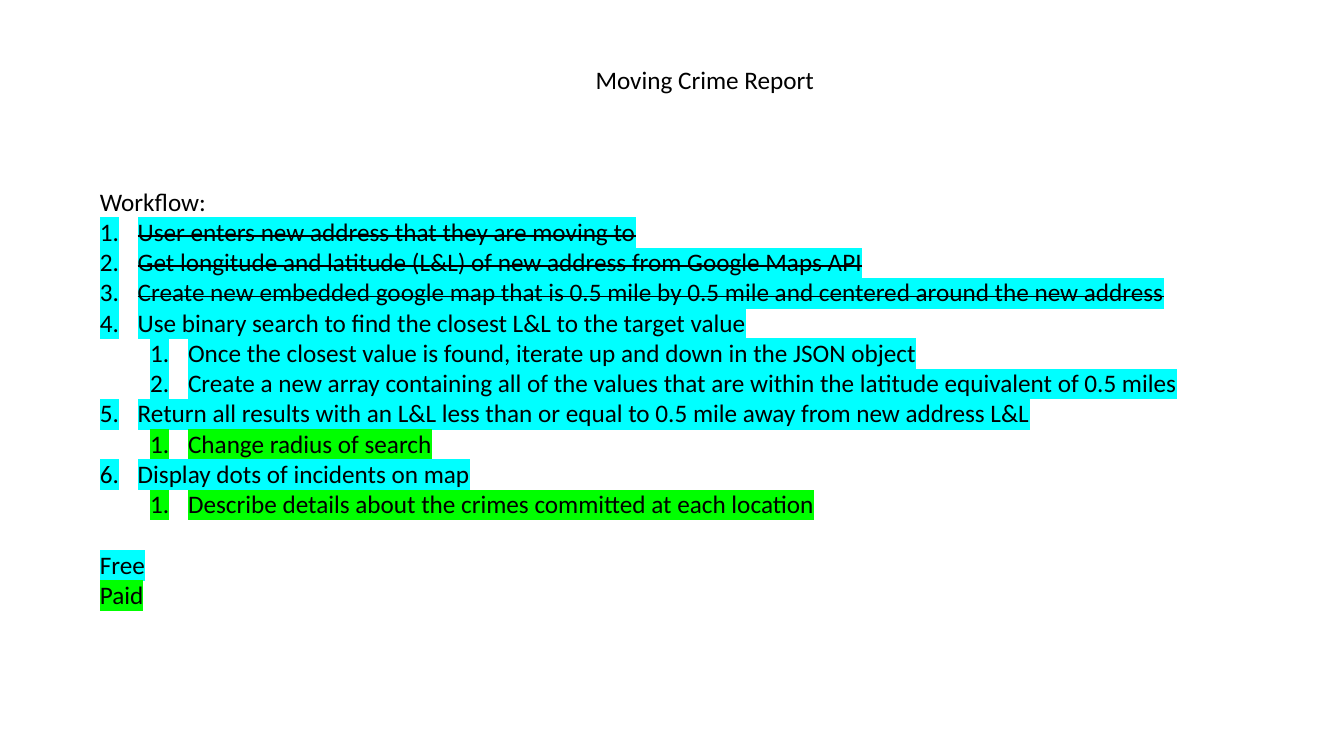
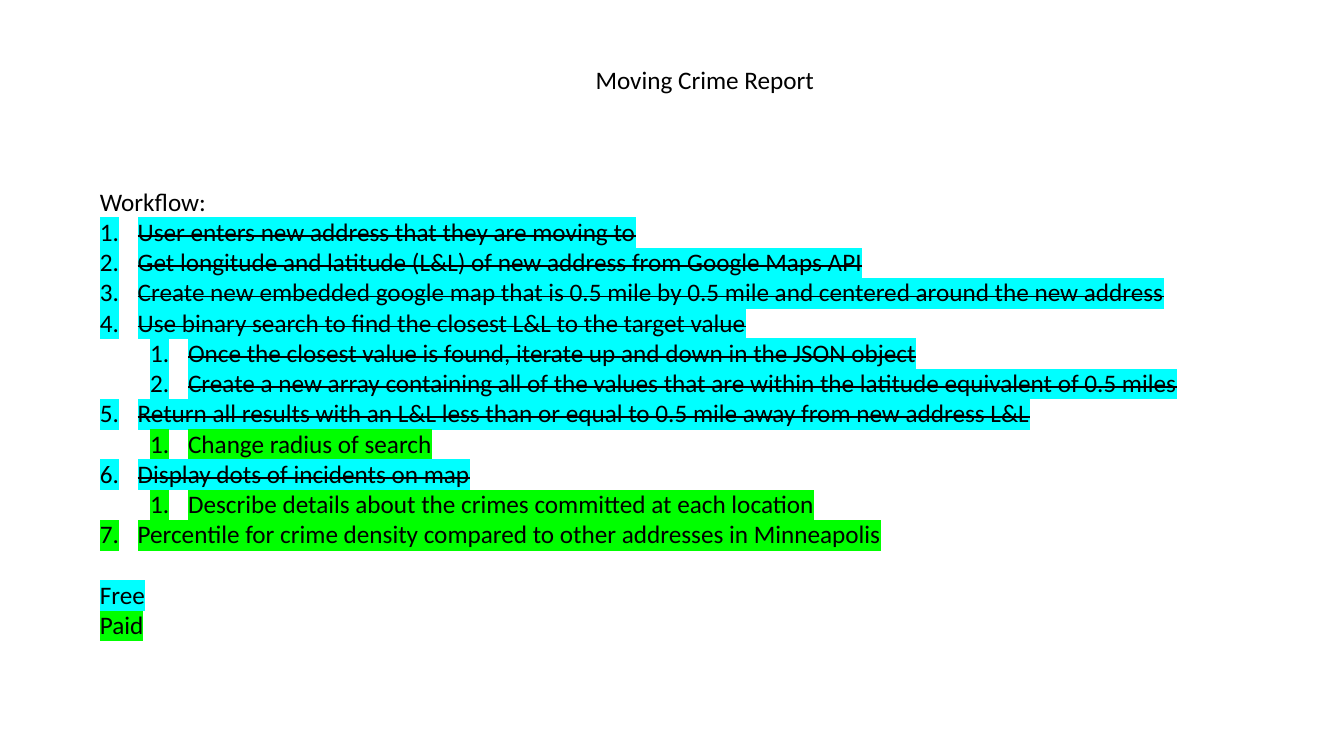
Before and after one commit to eaadalen/New-Address-Crime-Checker, a slide deck: slide 1 of Mockups.pptx. Drawn at 1344x756 pixels with LibreOffice and Linux fonts; fonts in the diff are those of the drawing. Boxes give left, top, right and bottom in pixels: in the first picture for what was removed or moved away, otherwise in the second. Text is boxed around its words. In the diff, an @@ line names an element or a change of style, - is before the commit and + after.

Commit message:
Add crime marker display

```diff
--- a/Mockups.pptx
+++ b/Mockups.pptx
@@ text at (138, 314, 1176, 487): strikethrough on in "Use binary search to find the closest ...", "Once the closest value is found, iterate ...", "Create a new array containing all of ...", "Return all results with an L&L less ..." and 1 more places @@
@@ text at (138, 525, 880, 547): paragraph added @@
+7. Percentile for crime density compared to other addresses in Minneapolis
```
Also in this commit, not shown: 4 other files.
